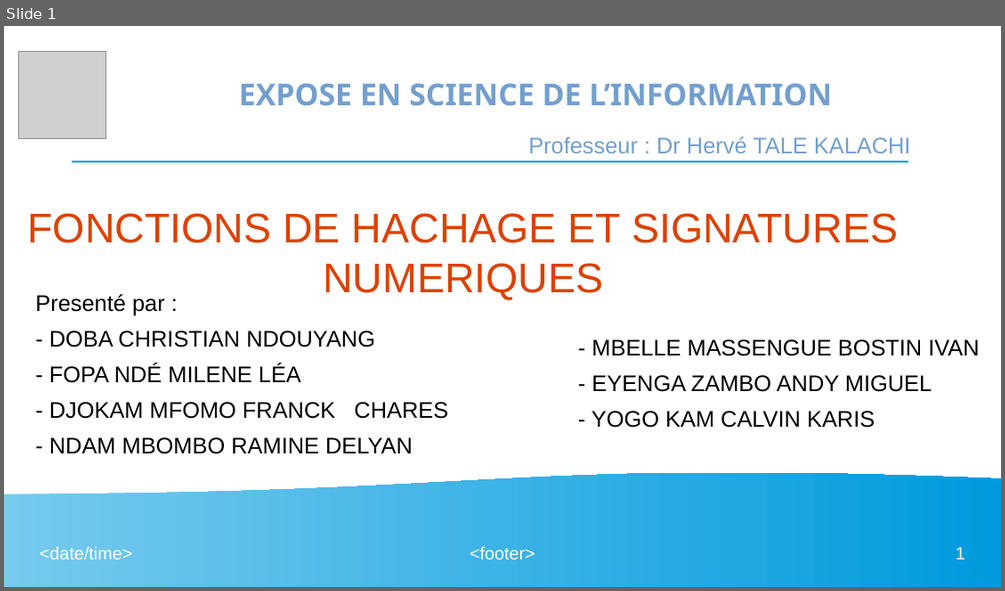
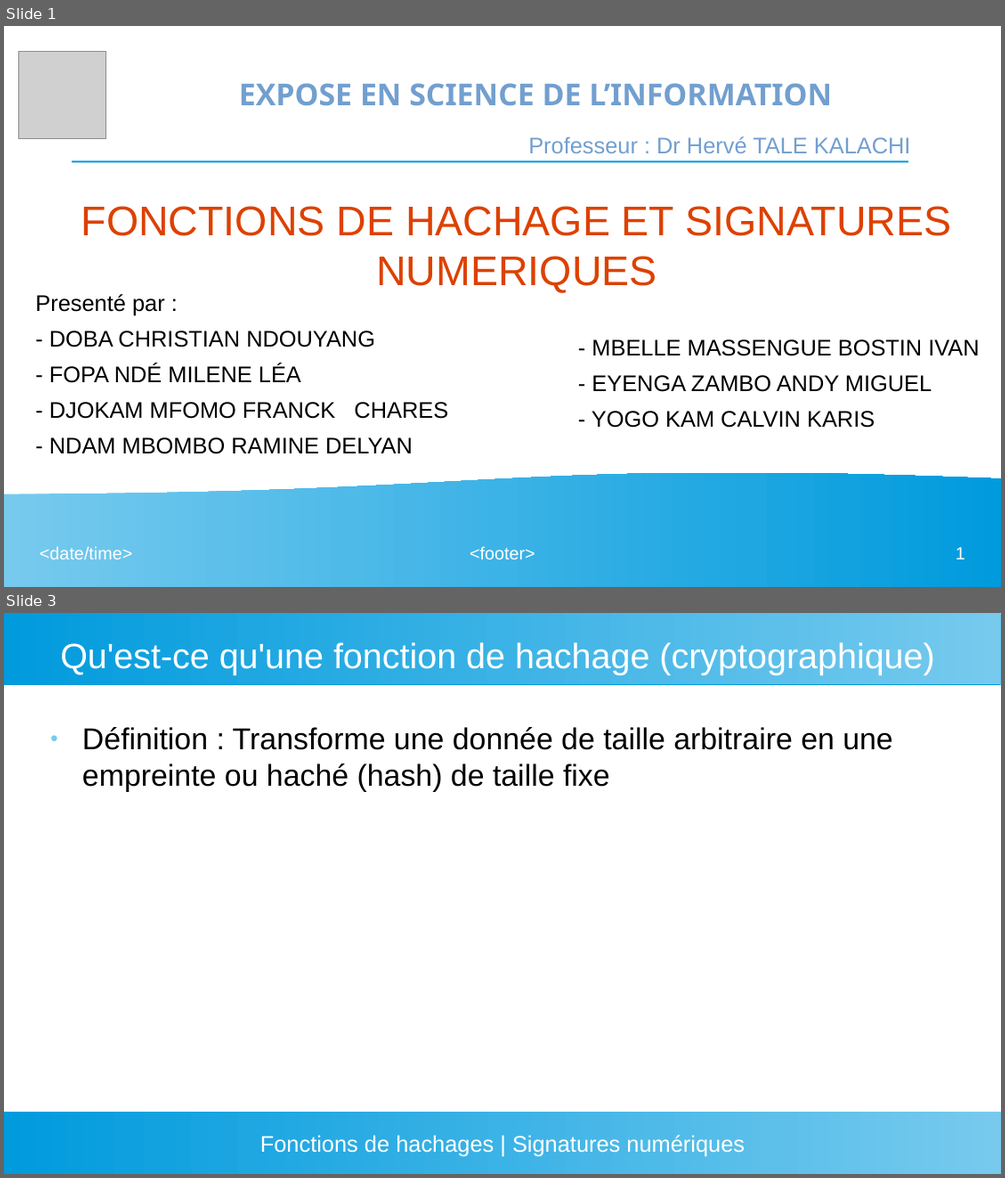
Before and after one commit to ChrisDrMW/Expose_SI_3GIS1, a slide deck: Livrables/P-02/doc de presentation.odp. Shown one above the other, each under a label of ours: slide 1 before the commit, slides 1 and 3 after it; the slides between them are not shown. The pictures are 1005x591 and 1005x1178 pixels, drawn with LibreOffice and Linux fonts; fonts in the diff are those of the drawing; grey boxes stand for pictures. Boxes give left, top, right and bottom in pixels: in the first picture for what was removed or moved away, otherwise in the second. Text is boxed around its words. In the diff, an @@ line names an element or a change of style, - is before the commit and + after.

```diff
--- a/Livrables/P-02/doc de presentation.odp
+++ b/Livrables/P-02/doc de presentation.odp
@@ slide 3 added at box(4, 613, 1001, 1174), background #FFFFFF @@
@@ rectangle added at box(4, 613, 1001, 684), fill gradient #77CAEE to #75C9EE to #73C9ED to #71C8ED to #6FC7ED to #6EC6ED @@
@@ title added at box(60, 642, 934, 675), 28 pt, text #FFFFFF @@
+Qu'est-ce qu'une fonction de hachage (cryptographique)
@@ text added at box(82, 727, 892, 792), 24 pt, text #000000 @@
+● Définition : Transforme une donnée de taille arbitraire en une empreinte ou haché (hash) de taille fixe
@@ rectangle added at box(4, 1111, 1001, 1174), fill gradient #77CAEE to #75C9EE to #73C9ED to #71C8ED to #6FC7ED to #6EC6ED, 18 pt, text #FFFFFF @@
+Fonctions de hachages | Signatures numériques
@@ slide 1 changed as well @@
@@ title "FONCTIONS DE HACHAGE ET SIGNATURES ...": place and size @@
-title "FONCTIONS DE HACHAGE ET SIGNATURES ..." at box(28, 213, 898, 300)
+title "FONCTIONS DE HACHAGE ET SIGNATURES ..." at box(81, 206, 951, 293)
```
Also in this commit, not shown: 1 other slide added, 1 slide removed, 6 other files.
